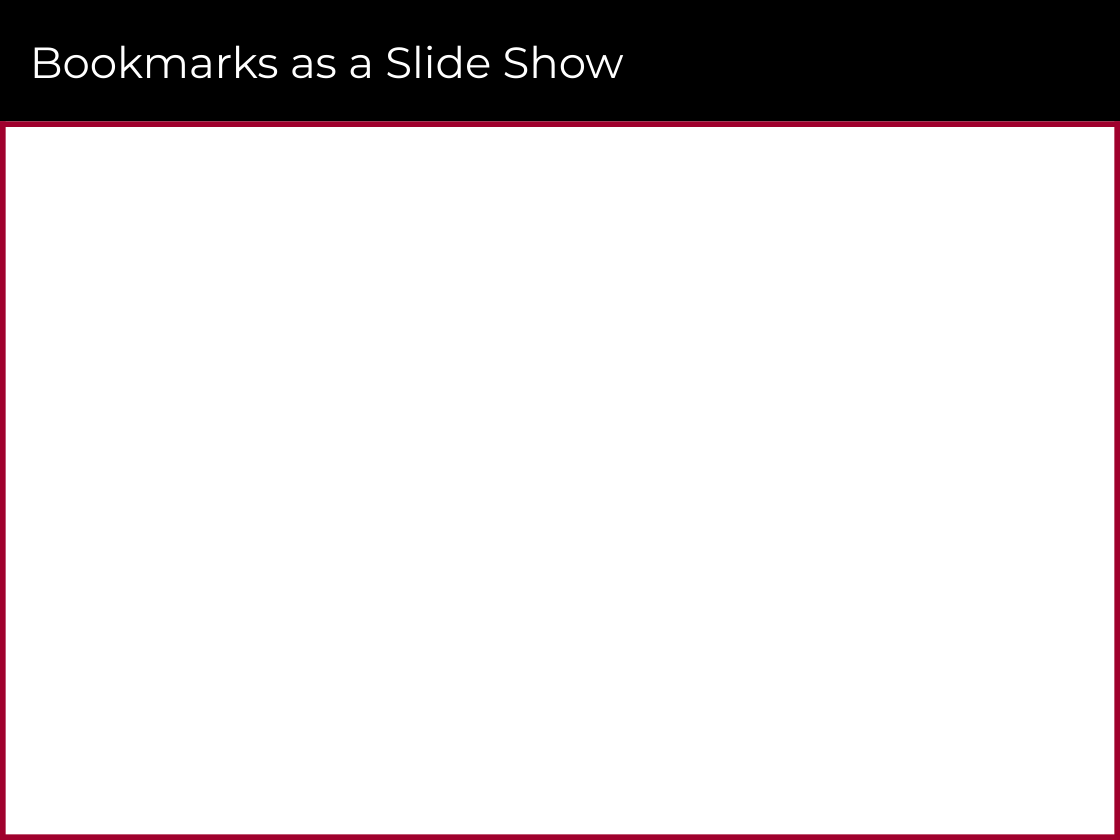
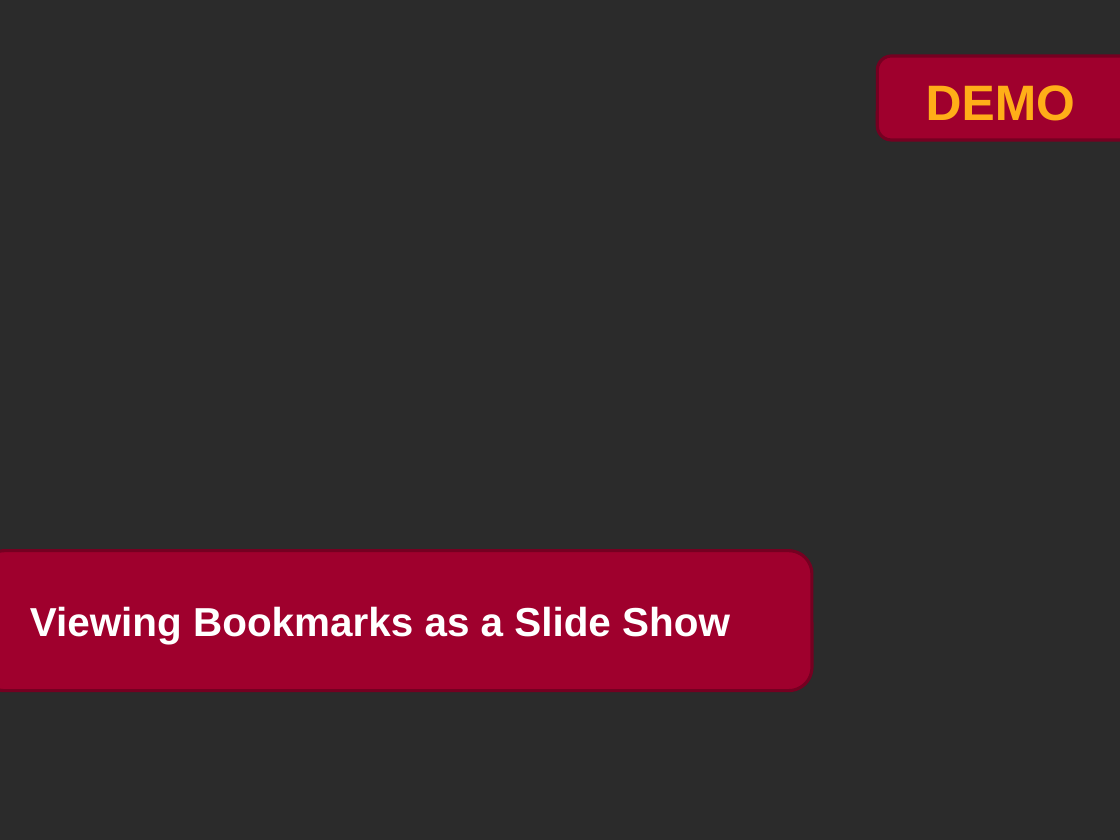
Before and after one commit to CriticalPathTraining/Bookmarks, a slide deck: slide 15 of Bookmarks.pptx (slide 16 before the commit). Drawn at 1120x840 pixels with LibreOffice and Linux fonts; fonts in the diff are those of the drawing; background and template pictures are left out; a plain dark background stands for a picture behind light text. Boxes give left, top, right and bottom in pixels: in the first picture for what was removed or moved away, otherwise in the second. Text is boxed around its words. In the diff, an @@ line names an element or a change of style, - is before the commit and + after.

```diff
--- a/Bookmarks.pptx
+++ b/Bookmarks.pptx
@@ background #FFFFFF to picture (left out) @@
@@ rectangle removed at <box>0,0,1120,121</box> @@
@@ rounded rectangle added at <box>877,56,1120,140</box>, fill #9F002D, outline #760021 2 pt @@
@@ text added at <box>926,85,1075,121</box>, 32 pt, text gradient #FFD597 to #FFAE18 to #C08F00, bold @@
+DEMO
@@ rectangle removed at <box>0,121,1120,127</box> @@
@@ rectangle removed at <box>0,121,6,840</box> @@
@@ rectangle removed at <box>1114,121,1120,840</box> @@
@@ rounded rectangle added at <box>0,551,812,691</box>, fill #9F002D, outline #760021 2 pt @@
@@ title at <box>30,606,730,644</box>: text changed; size 28 to 26 pt; font Montserrat to Arial; bold on @@
-Bookmarks as a Slide Show
+Viewing Bookmarks as a Slide Show
@@ rectangle removed at <box>1055,782,1099,822</box> @@
@@ rectangle removed at <box>0,834,1120,840</box> @@
```
Also in this commit, not shown: 9 other slides changed, 11 slides added, 7 slides removed, 1 other file.
